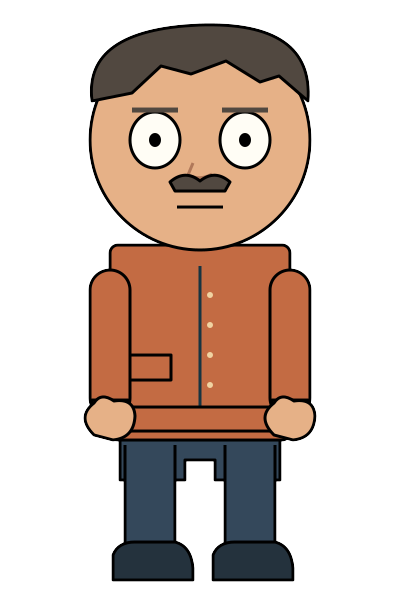
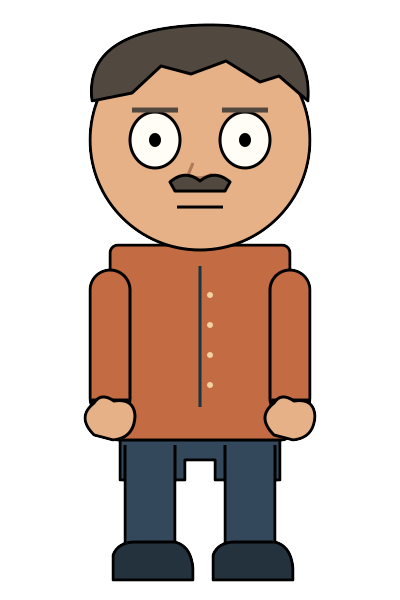
Layer changes from the first 400 x 600 image to the second:
painted on "TORSO · grafiikka" over [131, 353, 270, 433]
